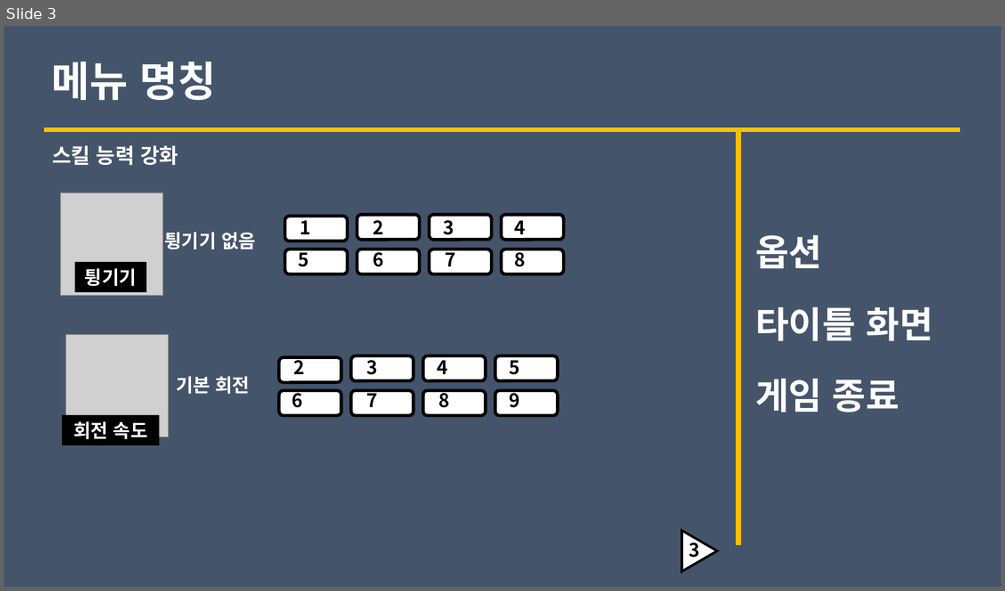
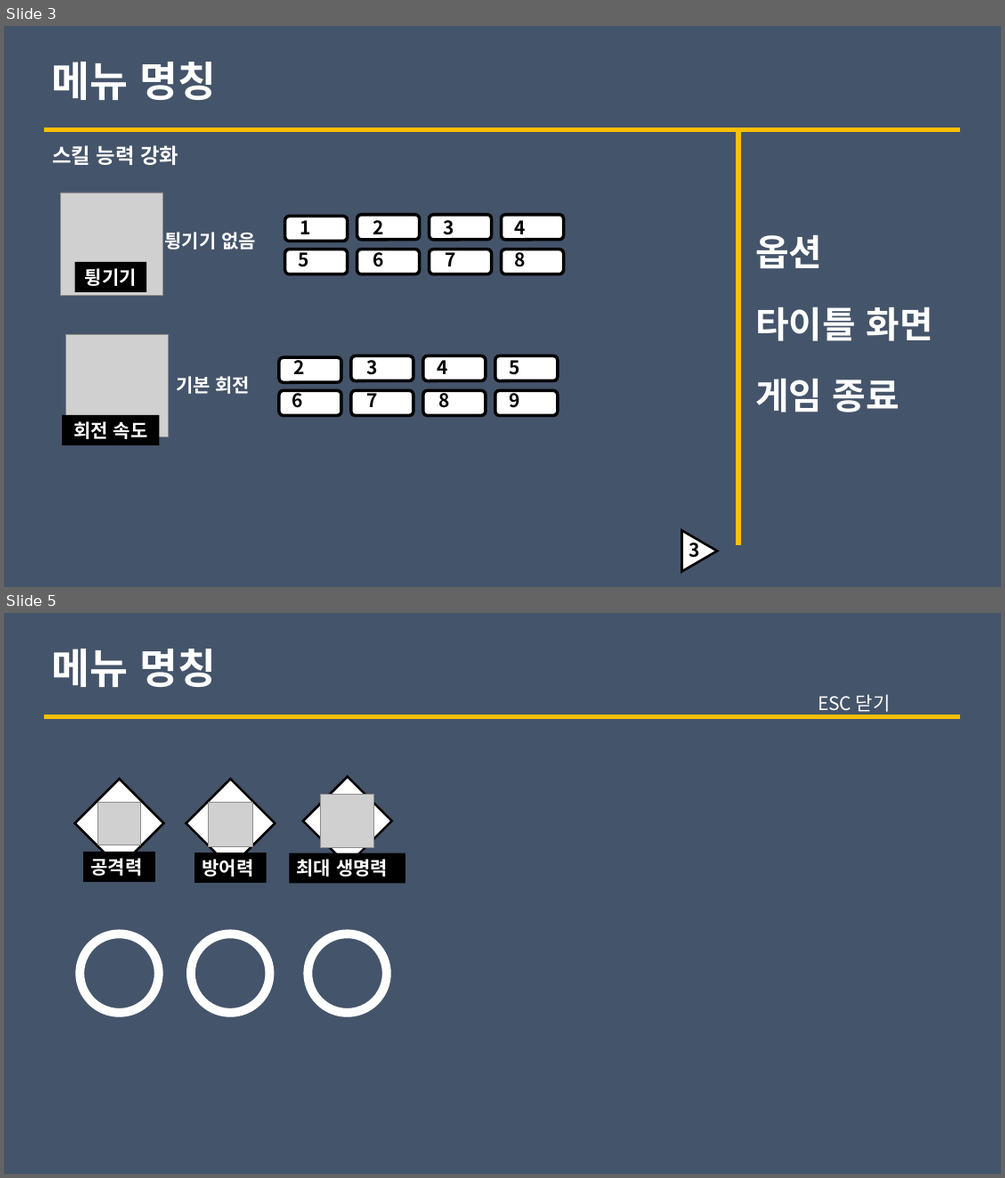
Before and after one commit to lalyns/MondayClass, a slide deck: Document/Esc UI.pptx. Shown one above the other, each under a label of ours: slide 3 before the commit, slides 3 and 5 after it; the slides between them are not shown. The pictures are 1005x591 and 1005x1178 pixels, drawn with LibreOffice and Linux fonts; fonts in the diff are those of the drawing; grey boxes stand for pictures. Boxes give left, top, right and bottom in pixels: in the first picture for what was removed or moved away, otherwise in the second. Text is boxed around its words. In the diff, an @@ line names an element or a change of style, - is before the commit and + after.

```diff
--- a/Document/Esc UI.pptx
+++ b/Document/Esc UI.pptx
@@ slide 5 added at (4, 613, 1001, 1174), background #44546A @@
@@ text added at (52, 649, 217, 687), 40 pt, text #FFFFFF, bold @@
+메뉴 명칭
@@ line added from (44, 717) to (960, 717), #FFC000 4.5 pt @@
@@ text added at (817, 694, 890, 712), 18 pt, text #FFFFFF @@
+ESC 닫기
@@ diamond added at (75, 779, 164, 868), fill #FFFFFF, outline #000000 2.25 pt @@
@@ diamond added at (186, 779, 275, 868), fill #FFFFFF, outline #000000 2.25 pt @@
@@ diamond added at (303, 777, 392, 866), fill #FFFFFF, outline #000000 2.25 pt @@
@@ picture added at (320, 794, 374, 848) @@
@@ picture added at (97, 803, 141, 845) @@
@@ picture added at (208, 803, 252, 846) @@
@@ rectangle added at (83, 852, 155, 882), fill #000000, 18 pt, text #FFFFFF, bold @@
+공격력
@@ rectangle added at (194, 852, 267, 882), fill #000000, 18 pt, text #FFFFFF, bold @@
+방어력
@@ rectangle added at (289, 853, 404, 883), fill #000000, 18 pt, text #FFFFFF, bold @@
+최대 생명력
@@ donut added at (76, 930, 162, 1017), fill #FFFFFF, outline #FFFFFF 1 pt @@
@@ donut added at (187, 930, 274, 1017), fill #FFFFFF, outline #FFFFFF 1 pt @@
@@ donut added at (304, 930, 390, 1017), fill #FFFFFF, outline #FFFFFF 1 pt @@
```
Also in this commit, not shown: 1 other slide added.
